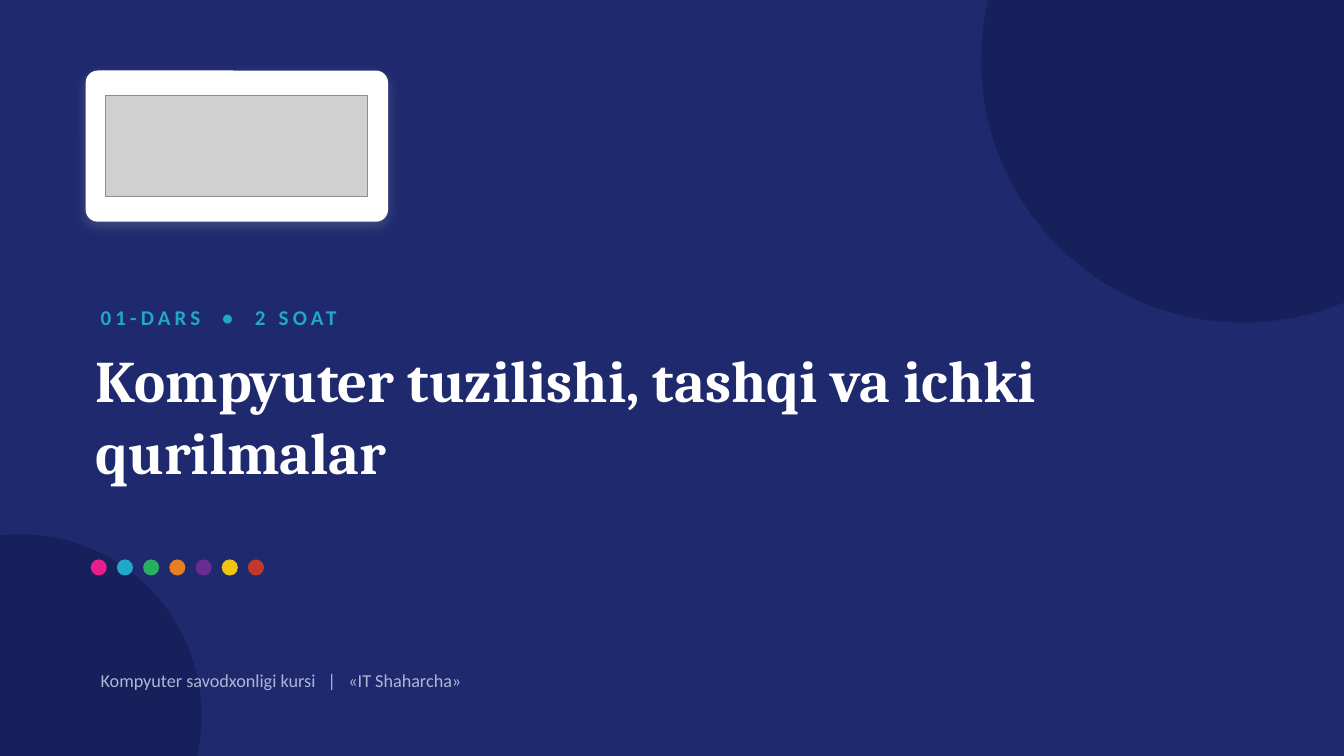
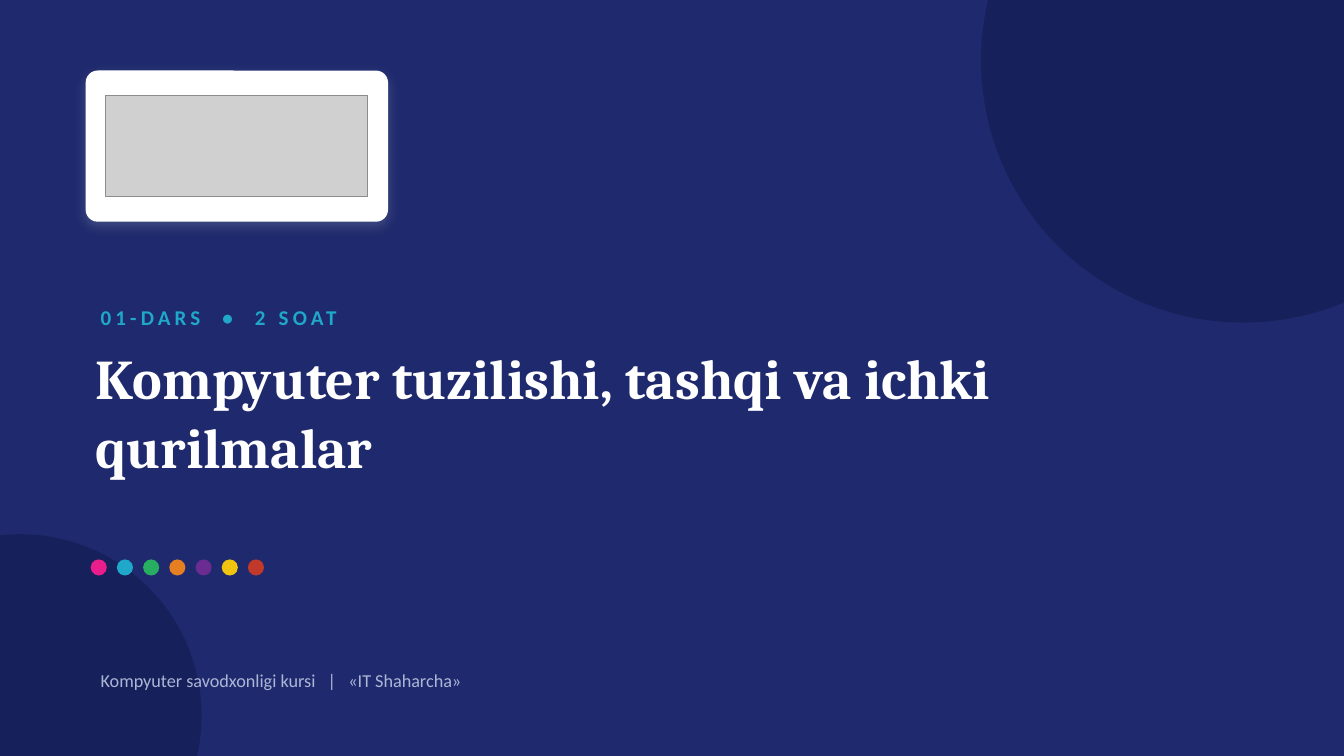
Before and after one commit to Xusanbek0039/kompyuter_savodxonligi_it_shaharcha, a slide deck: slide 1 of 01-dars - Kompyuter tuzilishi, tashqi va ichki qurilmalar/01-dars - Slayd.pptx. Drawn at 1344x756 pixels with LibreOffice and Linux fonts; fonts in the diff are those of the drawing; grey boxes stand for pictures. Boxes give left, top, right and bottom in pixels: in the first picture for what was removed or moved away, otherwise in the second. Text is boxed around its words. In the diff, an @@ line names an element or a change of style, - is before the commit and + after.

```diff
--- a/01-dars - Kompyuter tuzilishi, tashqi va ichki qurilmalar/01-dars - Slayd.pptx
+++ b/01-dars - Kompyuter tuzilishi, tashqi va ichki qurilmalar/01-dars - Slayd.pptx
@@ text "Kompyuter tuzilishi, tashqi va ichki ..." at (96, 360, 990, 480): size 42 to 40 pt @@
```
Also in this commit, not shown: 3 other slides changed, 2 slides added, 3 slides removed, 31 other files.
